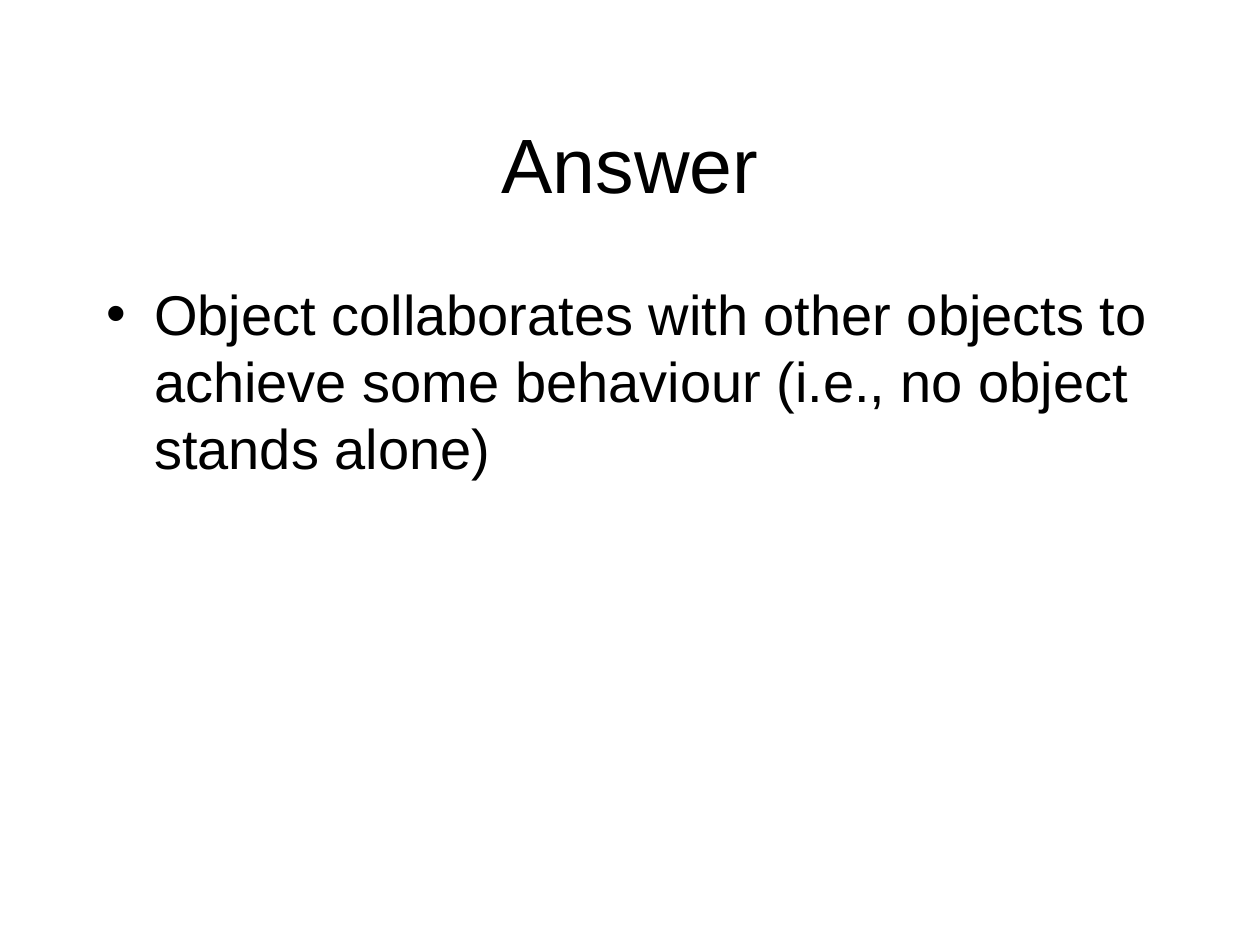
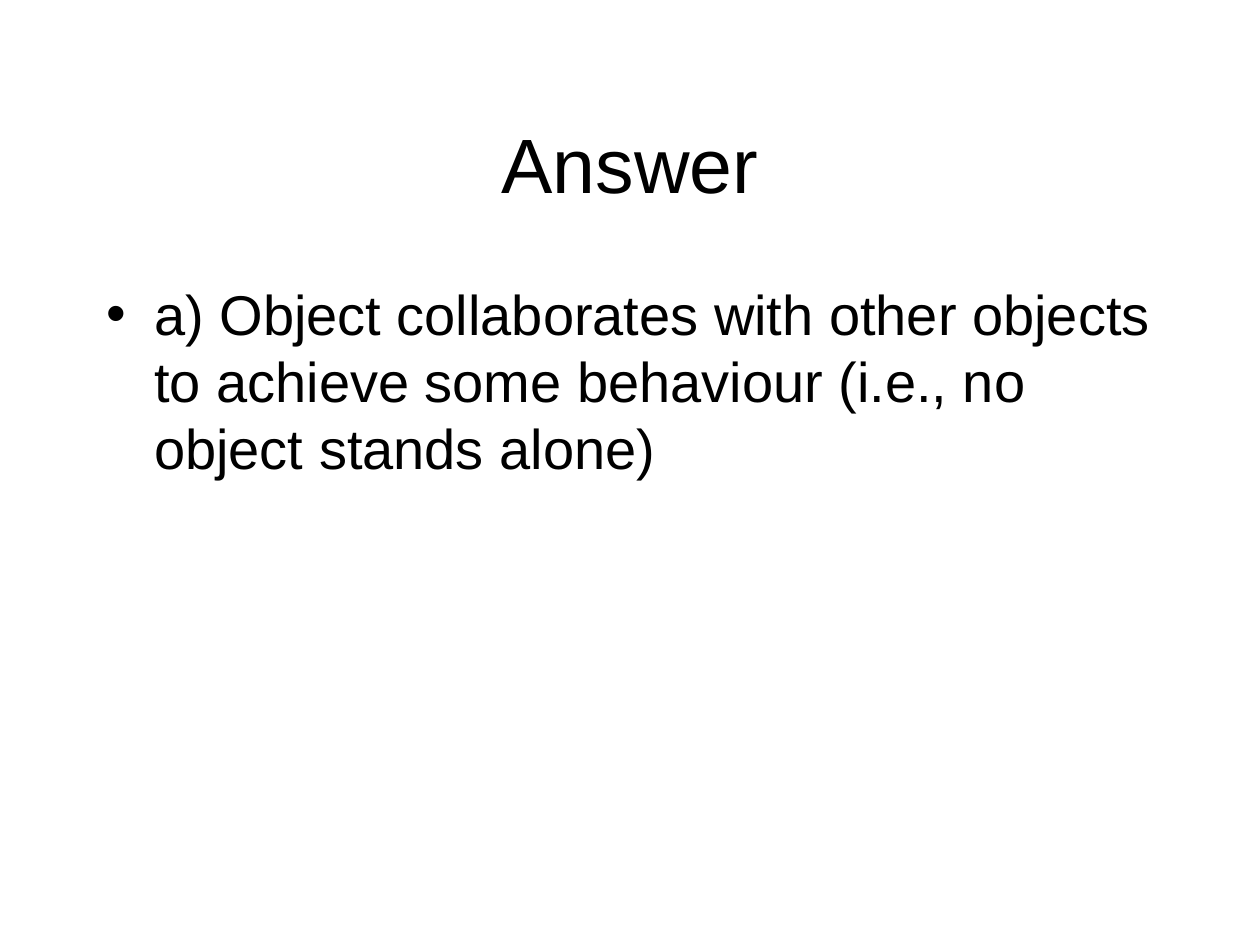
Before and after one commit to octaviordz/zjnu2017.github.io, a slide deck: slide 62 of OOAD/lectures/030--Object.Model.ppt. Drawn at 1260x945 pixels with LibreOffice and Linux fonts; fonts in the diff are those of the drawing. Boxes give left, top, right and bottom in pixels: in the first picture for what was removed or moved away, otherwise in the second. Text is boxed around its words. In the diff, an @@ line names an element or a change of style, - is before the commit and + after.

```diff
--- a/OOAD/lectures/030--Object.Model.ppt
+++ b/OOAD/lectures/030--Object.Model.ppt
@@ text at (154,294,1149,480): text changed @@
-• Object collaborates with other objects to achieve some behaviour (i.e., no object stands alone)
+• a) Object collaborates with other objects to achieve some behaviour (i.e., no object stands alone)
```
Also in this commit, not shown: 2 other slides changed, 3 other files.
